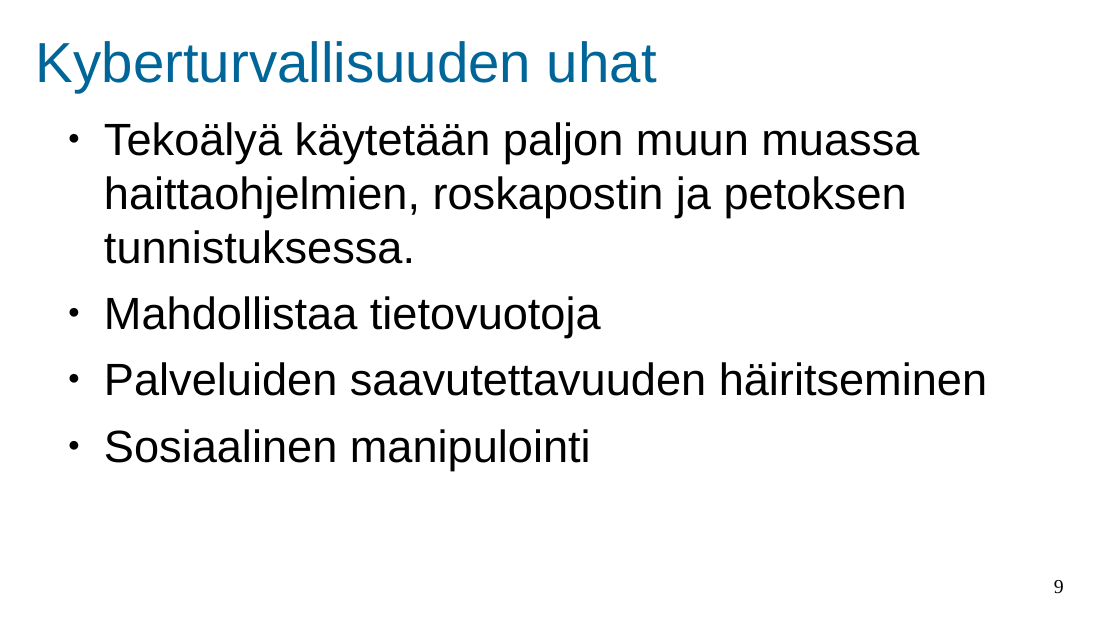
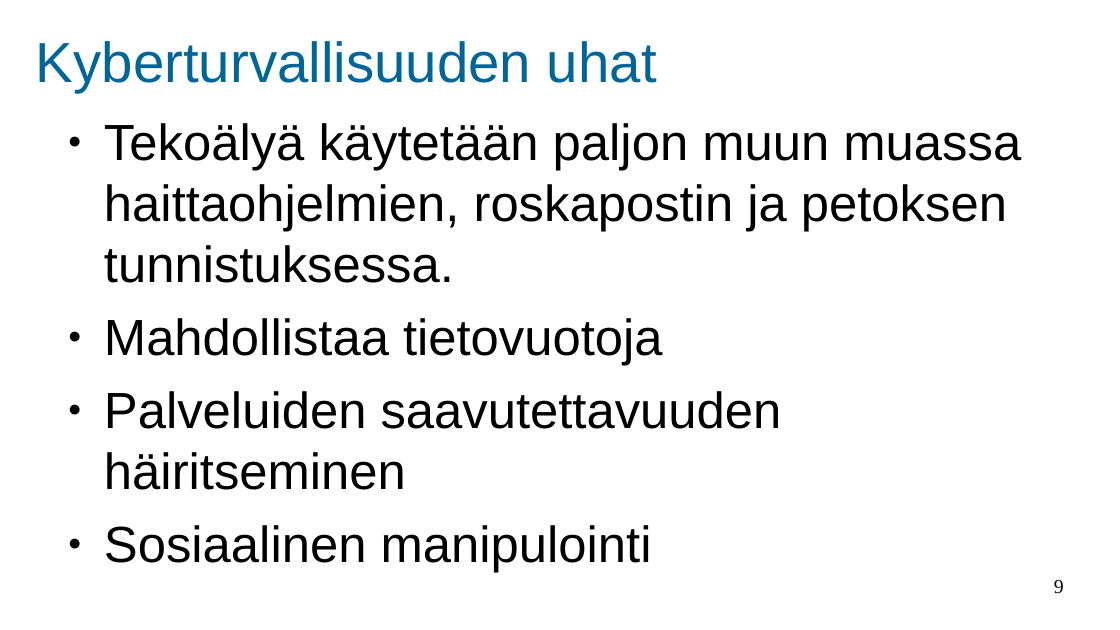
Before and after one commit to Akseli1236/AI-Poisoning, a slide deck: slide 9 of AI poisoning.odp. Drawn at 1120x630 pixels with LibreOffice and Linux fonts; fonts in the diff are those of the drawing; background and template pictures are left out. Boxes give left, top, right and bottom in pixels: in the first picture for what was removed or moved away, otherwise in the second. Text is boxed around its words. In the diff, an @@ line names an element or a change of style, - is before the commit and + after.

```diff
--- a/AI poisoning.odp
+++ b/AI poisoning.odp
@@ text "Tekoälyä käytetään paljon muun muassa ..." at [104,123,1021,573]: size 32 to 36 pt @@
```
Also in this commit, not shown: 6 other slides changed.
